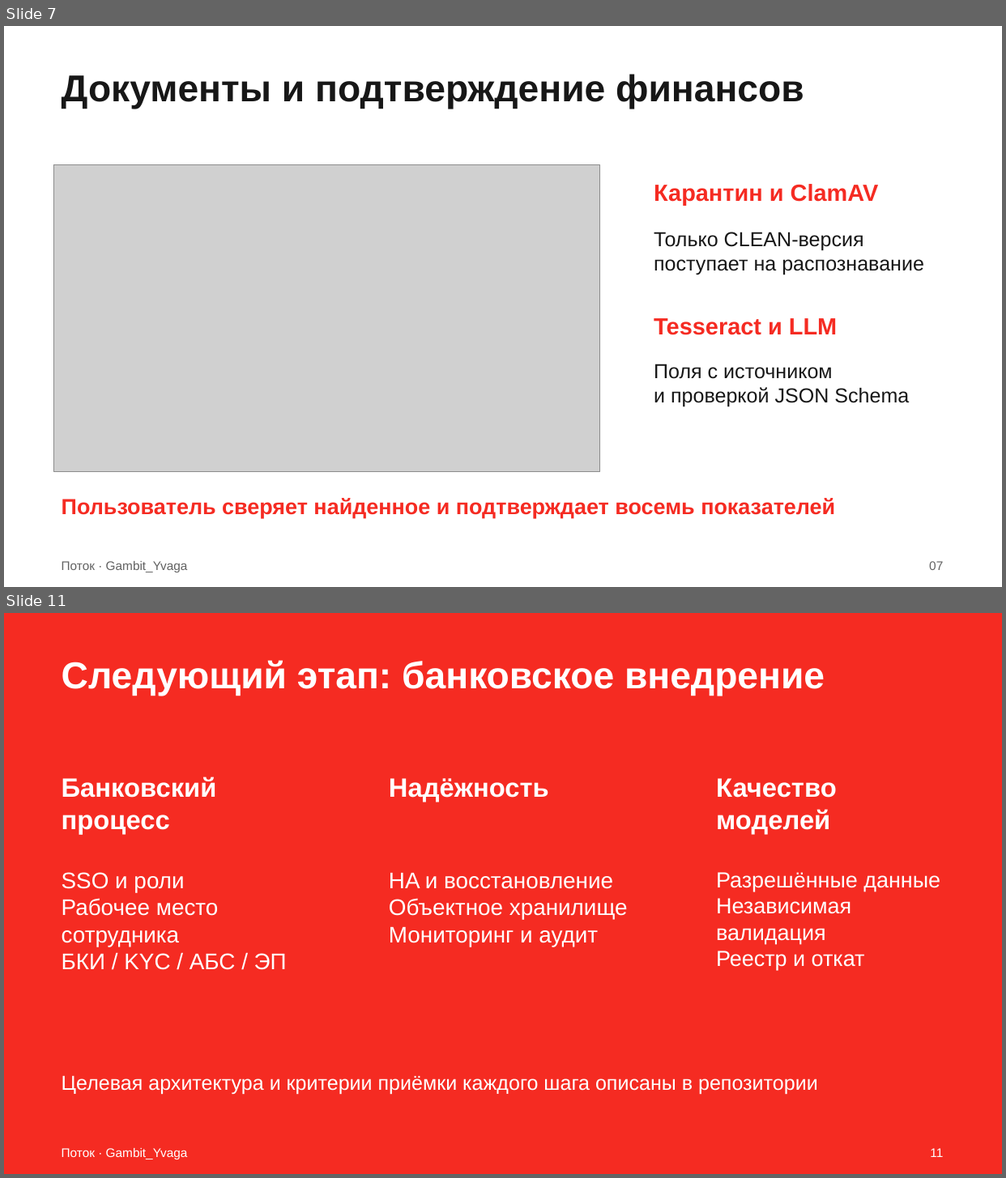
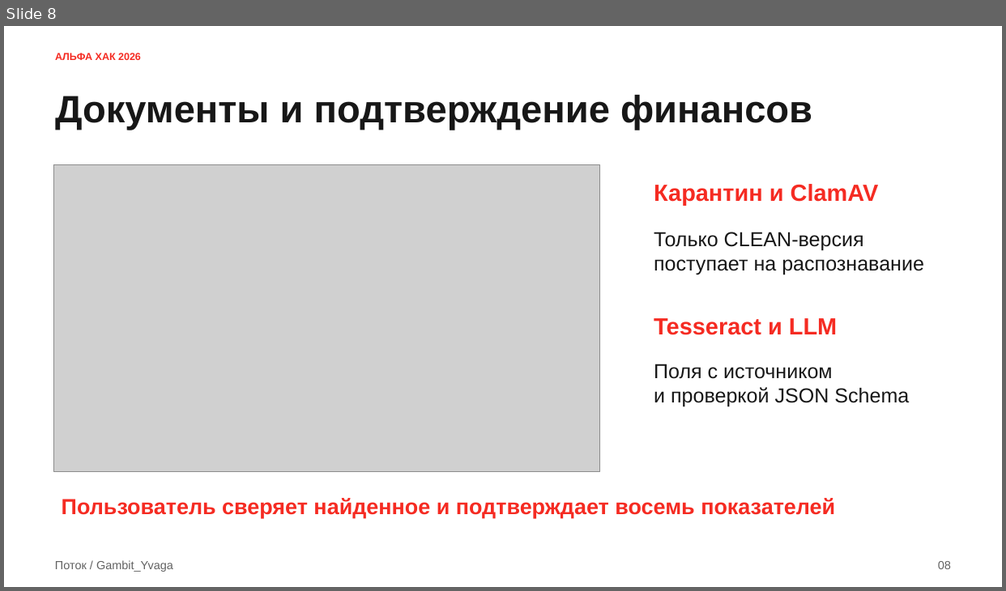
Before and after one commit to Tonitrus1/ALFA-HACK-2026, a slide deck: docs/jury/presentation/potok-gambit-yvaga.pptx. Shown one above the other, each under a label of ours: slides 7 and 11 before the commit, slide 8 after it; the slides between them are not shown. The pictures are 1006x1178 and 1006x591 pixels, drawn with LibreOffice and Linux fonts; fonts in the diff are those of the drawing; grey boxes stand for pictures. Boxes give left, top, right and bottom in pixels: in the first picture for what was removed or moved away, otherwise in the second. Text is boxed around its words. In the diff, an @@ line names an element or a change of style, - is before the commit and + after.

```diff
--- a/docs/jury/presentation/potok-gambit-yvaga.pptx
+++ b/docs/jury/presentation/potok-gambit-yvaga.pptx
@@ slide 11 removed at (4,613,1002,1174), background #F52B22 @@
@@ text removed at (62,660,825,696) @@
-Следующий этап: банковское внедрение
@@ text removed at (62,777,217,835) @@
-Банковский процесс
@@ text removed at (389,778,549,803) @@
-Надёжность
@@ text removed at (716,778,837,835) @@
-Качество моделей
@@ text removed at (62,872,287,970) @@
-SSO и роли
-Рабочее место сотрудника
-БКИ / KYC / АБС / ЭП
@@ text removed at (389,873,628,947) @@
-HA и восстановление
-Объектное хранилище
-Мониторинг и аудит
@@ text removed at (716,872,940,970) @@
-Разрешённые данные
-Независимая валидация
-Реестр и откат
@@ text removed at (62,1076,818,1095) @@
-Целевая архитектура и критерии приёмки каждого шага описаны в репозитории
@@ text removed at (62,1148,188,1160) @@
-Поток · Gambit_Yvaga
@@ text removed at (930,1148,943,1157) @@
-11
@@ what was slide 7 is now slide 8 @@
@@ slide 8 changed as well @@
@@ text added at (55,53,141,60), 9.8 pt, text #F52B22, bold @@
+АЛЬФА ХАК 2026
@@ text "Документы и подтверждение финансов": place and size @@
-text "Документы и подтверждение финансов" at (62,74,804,109)
+text "Документы и подтверждение финансов" at (55,95,812,130)
@@ text "Документы и подтверждение финансов" at (55,95,812,130): size 36 to 36.8 pt @@
@@ text at (55,561,173,572): text changed; size 12 to 11.2 pt @@
-Поток · Gambit_Yvaga
+Поток / Gambit_Yvaga
@@ text removed at (929,561,943,570) @@
-07
@@ text added at (938,561,951,570), 11.2 pt, text #626262 @@
+08
```
Also in this commit, not shown: 7 other slides changed, 4 slides added, 3 other slides removed, 25 other files.
